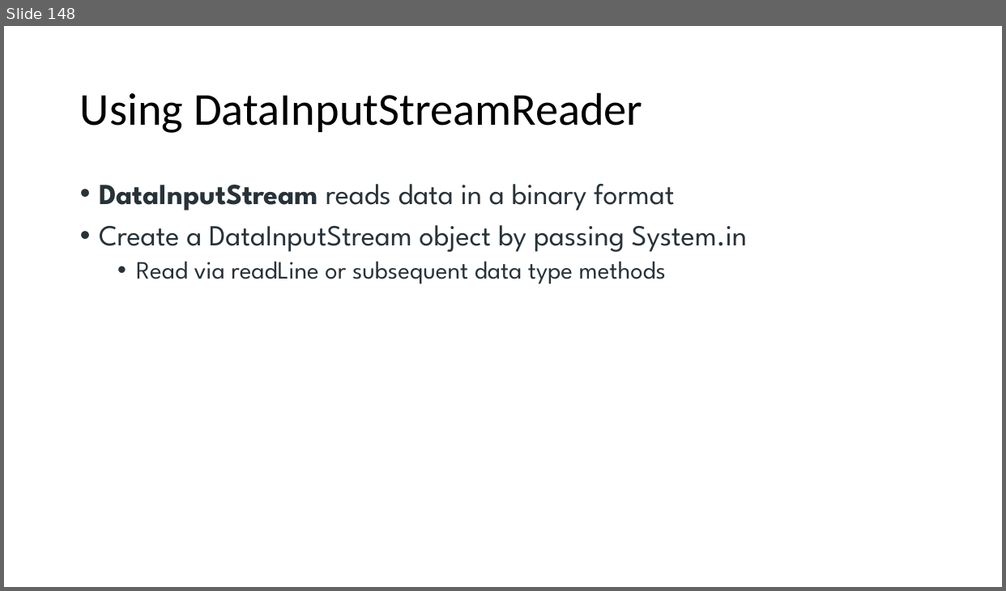
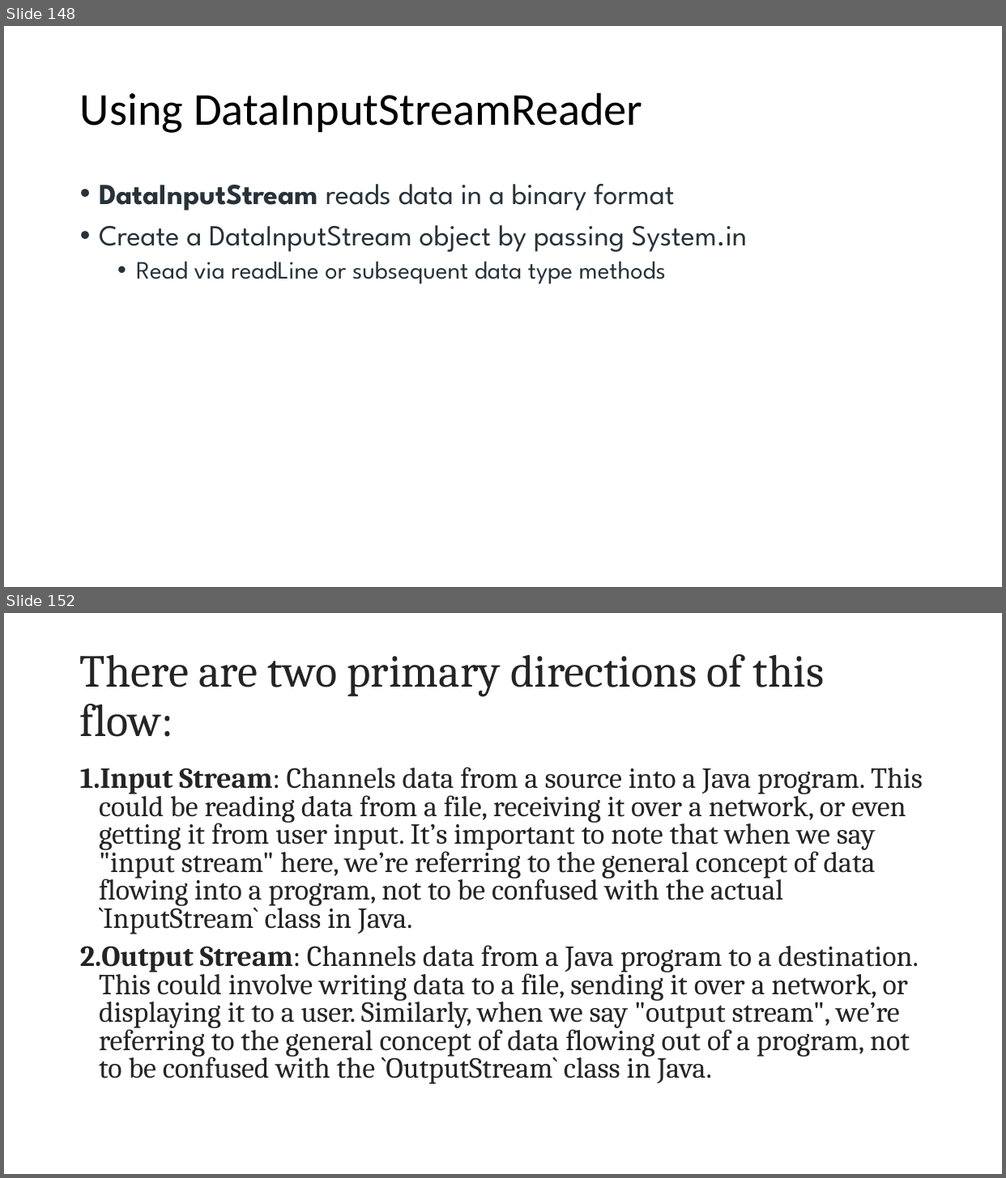
Before and after one commit to maddireddy/Core-Java, a slide deck: Notes/Core_Java.pptx. Shown one above the other, each under a label of ours: slide 148 before the commit, slides 148 and 152 after it; the slides between them are not shown. The pictures are 1006x591 and 1006x1178 pixels, drawn with LibreOffice and Linux fonts; fonts in the diff are those of the drawing. Boxes give left, top, right and bottom in pixels: in the first picture for what was removed or moved away, otherwise in the second. Text is boxed around its words. In the diff, an @@ line names an element or a change of style, - is before the commit and + after.

```diff
--- a/Notes/Core_Java.pptx
+++ b/Notes/Core_Java.pptx
@@ slide 152 added at [4, 613, 1002, 1174], background #FFFFFF @@
@@ title added at [80, 654, 824, 737], 44 pt, text #242424 @@
+There are two primary directions of this flow:
@@ text added at [80, 767, 923, 1084], 28 pt, text #242424 @@
+1. Input Stream: Channels data from a source into a Java program. This could be reading data from a file, receiving it over a network, or even getting it from user input. It’s important to note that when we say "input stream" here, we’re referring to the general concept of data flowing into a program, not to be confused with the actual `InputStream` class in Java.
+2. Output Stream: Channels data from a Java program to a destination. This could involve writing data to a file, sending it over a network, or displaying it to a user. Similarly, when we say "output stream", we’re referring to the general concept of data flowing out of a program, not to be confused with the `OutputStream` class in Java.
```
Also in this commit, not shown: 30 other slides added, 51 other files.
